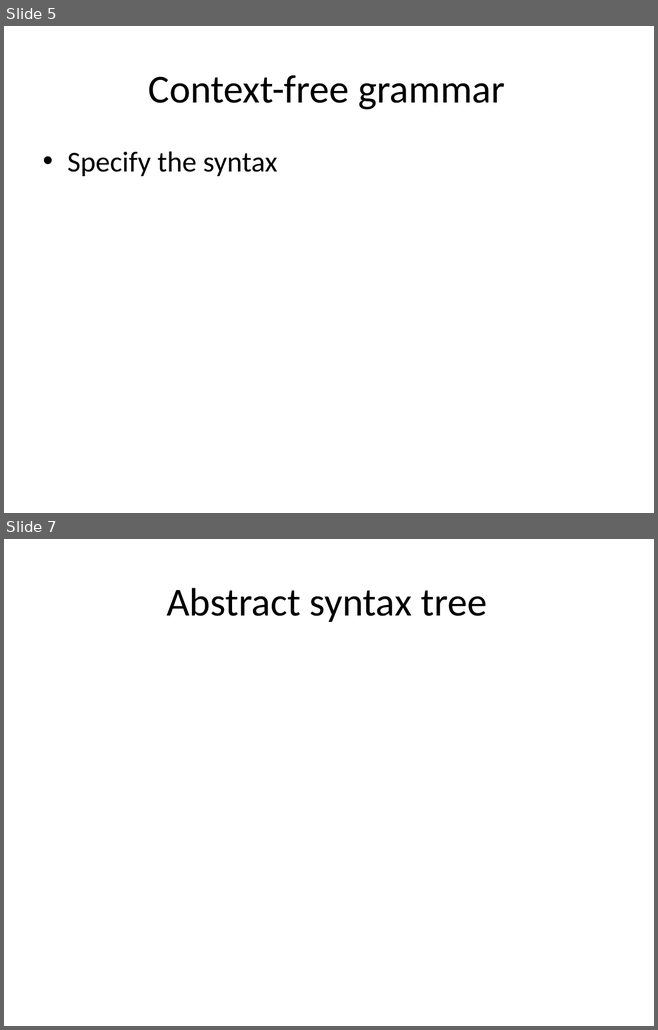
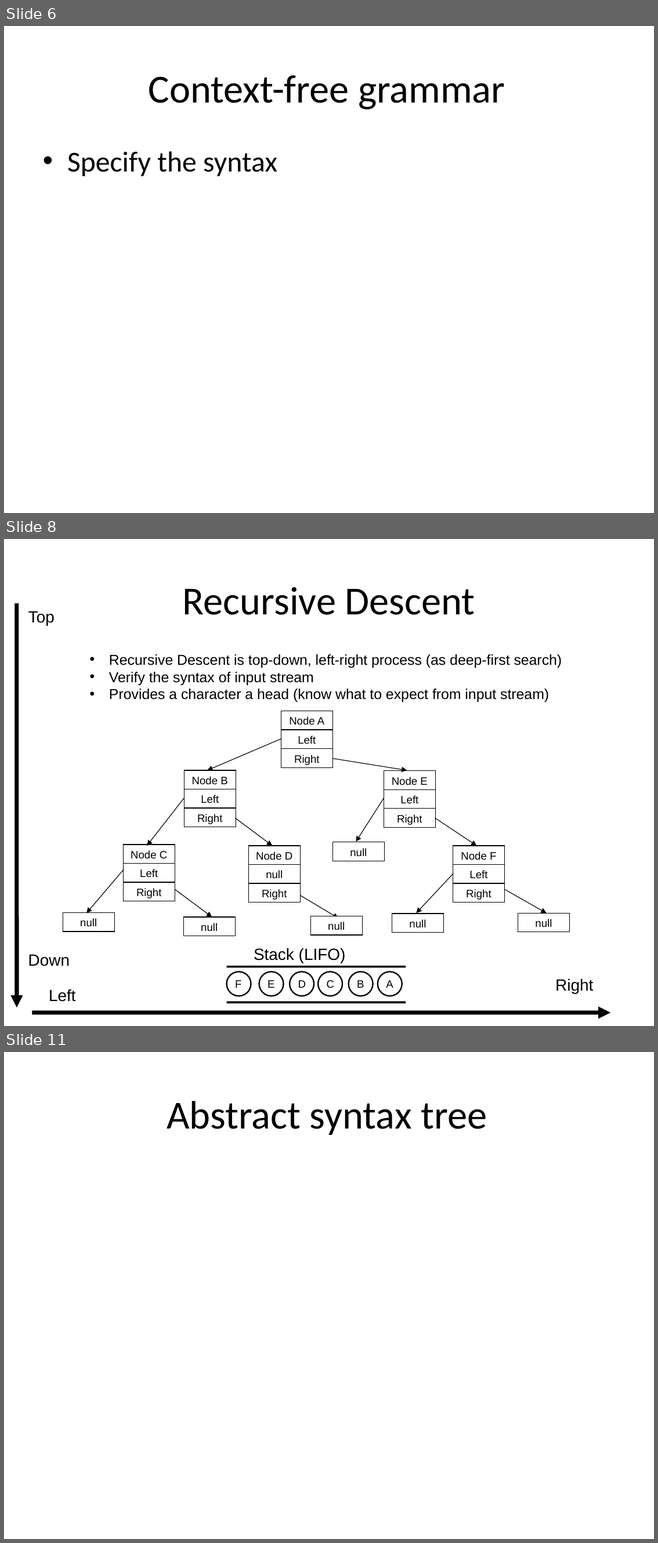
Before and after one commit to isurup/kalle-martin-group, a slide deck: SSE2/slides/1 Analysis.ppt. Shown one above the other, each under a label of ours: slides 5 and 7 before the commit, slides 6, 8 and 11 after it; the slides between them are not shown. The pictures are 658x1030 and 658x1543 pixels, drawn with LibreOffice and Linux fonts; fonts in the diff are those of the drawing. Boxes give left, top, right and bottom in pixels: in the first picture for what was removed or moved away, otherwise in the second. Text is boxed around its words. In the diff, an @@ line names an element or a change of style, - is before the commit and + after.

```diff
--- a/SSE2/slides/1 Analysis.ppt
+++ b/SSE2/slides/1 Analysis.ppt
@@ slide 8 added at [4,539,654,1026], background #FFFFFF @@
@@ title added at [183,587,474,615], 44 pt, text #000000 @@
+Recursive Descent
@@ text added at [109,654,562,702], 16 pt, text #000000 @@
+• Recursive Descent is top-down, left-right process (as deep-first search)
+• Verify the syntax of input stream
+• Provides a character a head (know what to expect from input stream)
@@ group added at [63,711,569,936]: 24 rectangles, 11 arrows @@
+Node A
+Left
+Right
+Node B
+Left
+Right
+Node C
+Left
+Right
+Node D
+null
+Right
+Node E
+Left
+Right
+Node F
+Left
+Right
+null
+null
+null
+null
+null
+null
@@ text added at [253,948,346,963], 18 pt, text #000000 @@
+Stack (LIFO)
@@ group added at [227,967,405,1003]: 6 ellipses, 6 texts, 2 lines @@
+B
+C
+D
+E
+F
+A
@@ group added at [17,603,610,1012]: 4 texts, 2 arrows @@
+Top
+Down
+Left
+Right
@@ what was slide 5 is now slide 6 @@
@@ what was slide 7 is now slide 11 @@
```
Also in this commit, not shown: 14 other slides added.
